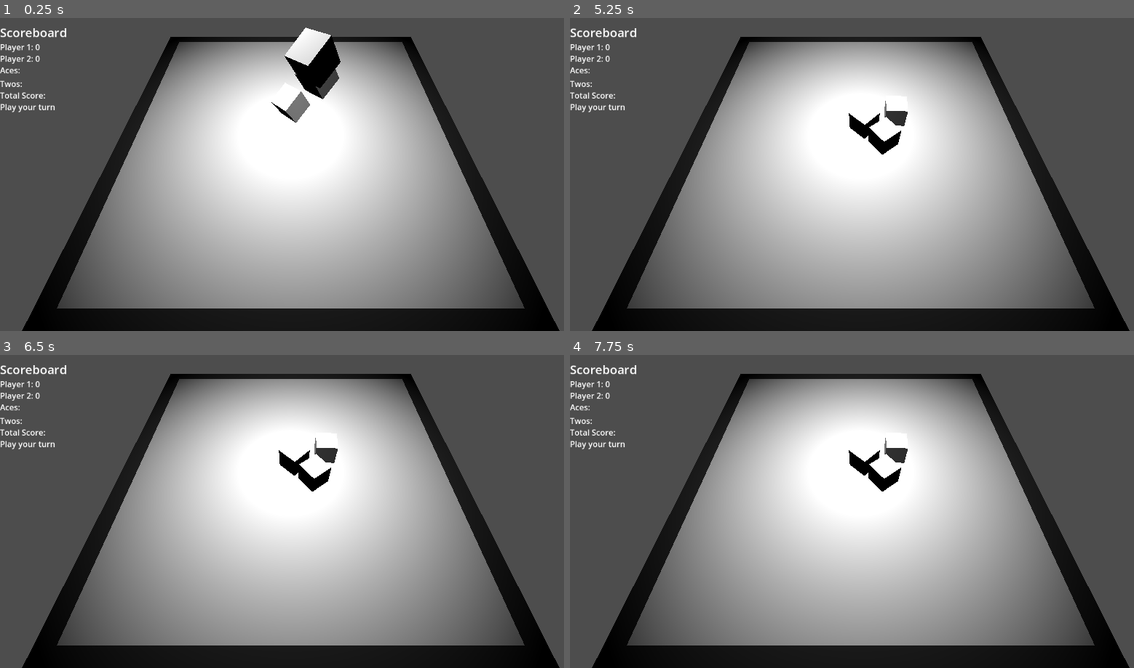
Above: before the commit, frames 1-4 (two rows, left to right).
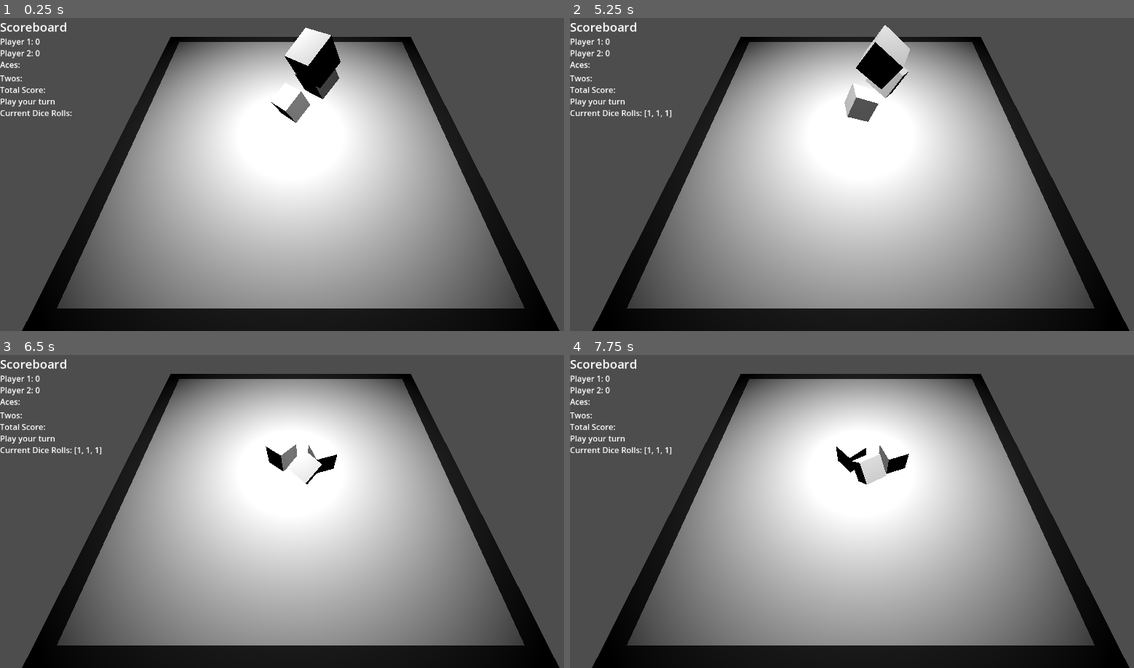
Above: after the commit, the same moments.

Repository: John-Popovici/duel-of-the-eights
Game: Godot game, scene res://Scenes/game_scene.tscn
Two runs of this game, one before a commit and one after it. Both use one fixed random seed, a clock stepped at 60 frames per second and the inputs below.
Inputs:
- Up to frame 1 (0.25 s): no input
- Up to frame 2 (5.25 s): tap Enter at 2.75, 4.25 s; tap Space at 3.5, 5 s
- Up to frame 3 (6.5 s): no input
- Up to frame 4 (7.75 s): no input

The runs differ from the first frame. In frame 1, 1.2% of the frame differs, in the area x 0-13%, y 1-32%; in frame 2, 3.4%, in the area x 0-61%, y 1-44%; in frame 3, 2.0%; in frame 4, 2.2%.

Commit message:
Reading Dice values tested

Diff:
--- /dev/null
+++ b/src/Scenes/dice_container.gd
@@ -0,0 +1,42 @@
+# DiceContainer.gd
+extends Node3D
+
+# Array to store references to all dice nodes
+@export var dice_nodes: Array[RigidBody3D]
+
+@export var roll_interval: float = 5.0       # Interval in seconds between rolls
+
+var time_since_last_roll: float = 0.0        # Track time elapsed since last roll
+
+@export var scoreboard: VBoxContainer
+
+# Rolls all dice with random force and torque
+func update_dice_values_board(values: Array[int]) -> void:
+	scoreboard.update_dice_values(values)
+
+# Rolls all dice with random force and torque
+func roll_dice() -> void:
+	for die in dice_nodes:
+		die.roll()  # Call the roll function on each die
+
+# Retrieves the values of each die after rolling
+func get_dice_values() -> Array[int]:
+	var dice_values: Array[int] = []
+	for die in dice_nodes:
+		dice_values.append(die.get_face_value())  # Append the top-facing value
+	return dice_values
+
+
+# Called when the node enters the scene tree for the first time.
+func _ready() -> void:
+	pass # Replace with function body.
+
+
+# Called every frame. 'delta' is the elapsed time since the previous frame.
+func _process(delta: float) -> void:
+	time_since_last_roll += delta            # Increment the timer by delta
+
+	if time_since_last_roll >= roll_interval:
+		update_dice_values_board(get_dice_values())
+		roll_dice()                          # Roll dice every 5 seconds
+		time_since_last_roll = 0.0           # Reset timer
--- /dev/null
+++ b/src/Scenes/die.gd
@@ -0,0 +1,66 @@
+# Die.gd
+
+extends RigidBody3D
+
+# Exported start position so it can be set in the editor
+@export var start_position: Vector3 = Vector3.ZERO
+@export var start_rotation: Vector3 = Vector3.ZERO
+
+# Dictionary mapping each die face direction to its value
+var face_value_dict = {
+	Vector3.UP: 1,
+	Vector3.DOWN: 6,
+	Vector3.RIGHT: 3,
+	Vector3.LEFT: 4,
+	Vector3.FORWARD: 2,
+	Vector3.BACK: 5
+}
+
+# Applies random torque and force to simulate a roll
+func roll() -> void:
+	# Reset position and rotation to start values
+	global_transform.origin = start_position
+	global_transform.basis = Basis(start_rotation,0)
+
+	# Reset linear and angular velocities
+	linear_velocity = Vector3.ZERO
+	angular_velocity = Vector3.ZERO
+
+	# Apply random force for linear movement
+	apply_impulse(Vector3.ZERO, Vector3(
+		randf_range(-5, 5),
+		randf_range(5, 10),
+		randf_range(-5, 5)
+	))
+
+	# Apply random torque for rotation
+	apply_torque_impulse(Vector3(
+		randf_range(-5, 5),
+		randf_range(-5, 5),
+		randf_range(-5, 5)
+	))
+
+# Determines the top-facing die value after the roll
+func get_face_value() -> int:
+	# After the dice have settled, check which face is up
+	var highest_face: Vector3 = Vector3.UP
+	var highest_dot = -1.0
+
+	# Loop through each face direction in the dictionary
+	for face_dir in face_value_dict.keys():
+		var dot = global_transform.basis.y.dot(face_dir)
+		if dot > highest_dot:
+			highest_dot = dot
+			highest_face = face_dir
+
+	return face_value_dict[highest_face]  # Return the value of the top face
+
+
+# Called when the node enters the scene tree for the first time.
+func _ready() -> void:
+	pass # Replace with function body.
+
+
+# Called every frame. 'delta' is the elapsed time since the previous frame.
+func _process(delta: float) -> void:
+	pass
--- a/src/Scenes/game_scene.tscn
+++ b/src/Scenes/game_scene.tscn
@@ -1,6 +1,8 @@
-[gd_scene load_steps=8 format=3 uid="uid://dxwfosg6try75"]
+[gd_scene load_steps=10 format=3 uid="uid://dxwfosg6try75"]
 
+[ext_resource type="Script" path="res://Scenes/dice_container.gd" id="1_78uev"]
 [ext_resource type="Script" path="res://Scripts/scoreboard.gd" id="1_gapl4"]
+[ext_resource type="Script" path="res://Scenes/die.gd" id="2_muqym"]
 
 [sub_resource type="BoxMesh" id="BoxMesh_c0fec"]
 
@@ -41,10 +43,16 @@
 spot_attenuation = -0.5
 spot_angle_attenuation = 2.37841
 
-[node name="DiceContainer" type="Node3D" parent="."]
+[node name="DiceContainer" type="Node3D" parent="." node_paths=PackedStringArray("dice_nodes", "scoreboard")]
+script = ExtResource("1_78uev")
+dice_nodes = [NodePath("Dice"), NodePath("Dice2"), NodePath("Dice3")]
+scoreboard = NodePath("../CanvasLayer/ScoreboardContatiner")
 
 [node name="Dice" type="RigidBody3D" parent="DiceContainer"]
 transform = Transform3D(0.651295, -0.443173, -0.615965, 0.178731, 0.878489, -0.443071, 0.737475, 0.178478, 0.651364, 0, 5.66481, 0)
+script = ExtResource("2_muqym")
+start_position = Vector3(0, 5.665, 0)
+start_rotation = Vector3(26.3, -43.4, 11.5)
 
 [node name="MeshInstance3D" type="MeshInstance3D" parent="DiceContainer/Dice"]
 transform = Transform3D(3, 0, 0, 0, 3, 0, 0, 0, 3, 0, 0, 0)
@@ -56,6 +64,9 @@
 
 [node name="Dice2" type="RigidBody3D" parent="DiceContainer"]
 transform = Transform3D(0.651295, -0.443173, -0.615965, 0.178731, 0.878489, -0.443071, 0.737475, 0.178478, 0.651364, 3, 9.66481, 0)
+script = ExtResource("2_muqym")
+start_position = Vector3(3, 9.665, 0)
+start_rotation = Vector3(26.3, -43.5, 11.5)
 
 [node name="MeshInstance3D" type="MeshInstance3D" parent="DiceContainer/Dice2"]
 transform = Transform3D(3, 0, 0, 0, 3, 0, 0, 0, 3, 0, 0, 0)
@@ -67,6 +78,9 @@
 
 [node name="Dice3" type="RigidBody3D" parent="DiceContainer"]
 transform = Transform3D(0.651295, -0.443173, -0.615965, 0.178731, 0.878489, -0.443071, 0.737475, 0.178478, 0.651364, 2, 13.6648, 3)
+script = ExtResource("2_muqym")
+start_position = Vector3(2, 13.665, 3)
+start_rotation = Vector3(26.3, -43.4, 11.5)
 
 [node name="MeshInstance3D" type="MeshInstance3D" parent="DiceContainer/Dice3"]
 transform = Transform3D(3, 0, 0, 0, 3, 0, 0, 0, 3, 0, 0, 0)
@@ -148,3 +162,13 @@
 [node name="TurnStatusLabel" type="Label" parent="CanvasLayer/ScoreboardContatiner"]
 layout_mode = 2
 text = "Play your turn"
+
+[node name="CurrentDiceRollsContainer" type="HBoxContainer" parent="CanvasLayer/ScoreboardContatiner"]
+layout_mode = 2
+
+[node name="CurrentDiceRollsLabel" type="Label" parent="CanvasLayer/ScoreboardContatiner/CurrentDiceRollsContainer"]
+layout_mode = 2
+text = "Current Dice Rolls:"
+
+[node name="CurrentDiceRolls" type="Label" parent="CanvasLayer/ScoreboardContatiner/CurrentDiceRollsContainer"]
+layout_mode = 2
--- a/src/Scripts/scoreboard.gd
+++ b/src/Scripts/scoreboard.gd
@@ -9,6 +9,7 @@
 # Repeat for all category labels...
 
 @onready var total_score_label = $TotalScoreContainer/TotalScore
+@onready var dice_values_label = $CurrentDiceRollsContainer/CurrentDiceRolls
 @onready var turn_indicator_label = $TurnIndicatorLabel
 
 # Function to update a category score
@@ -31,6 +32,10 @@
 func update_total_score(score: int) -> void:
 	total_score_label.text = str(score)
 
+# Function to update dice value display
+func update_dice_values(values: Array[int]) -> void:
+	dice_values_label.text = str(values)
+
 # Function to update the turn indicator
 func update_turn_indicator(player_name: String) -> void:
 	turn_indicator_label.text = "%s's Turn" % player_name
